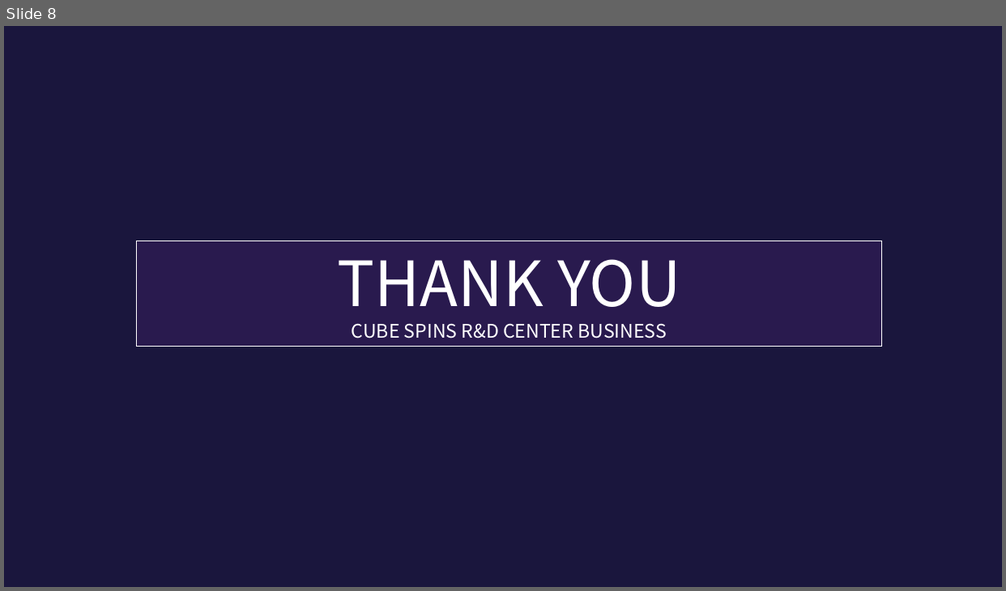
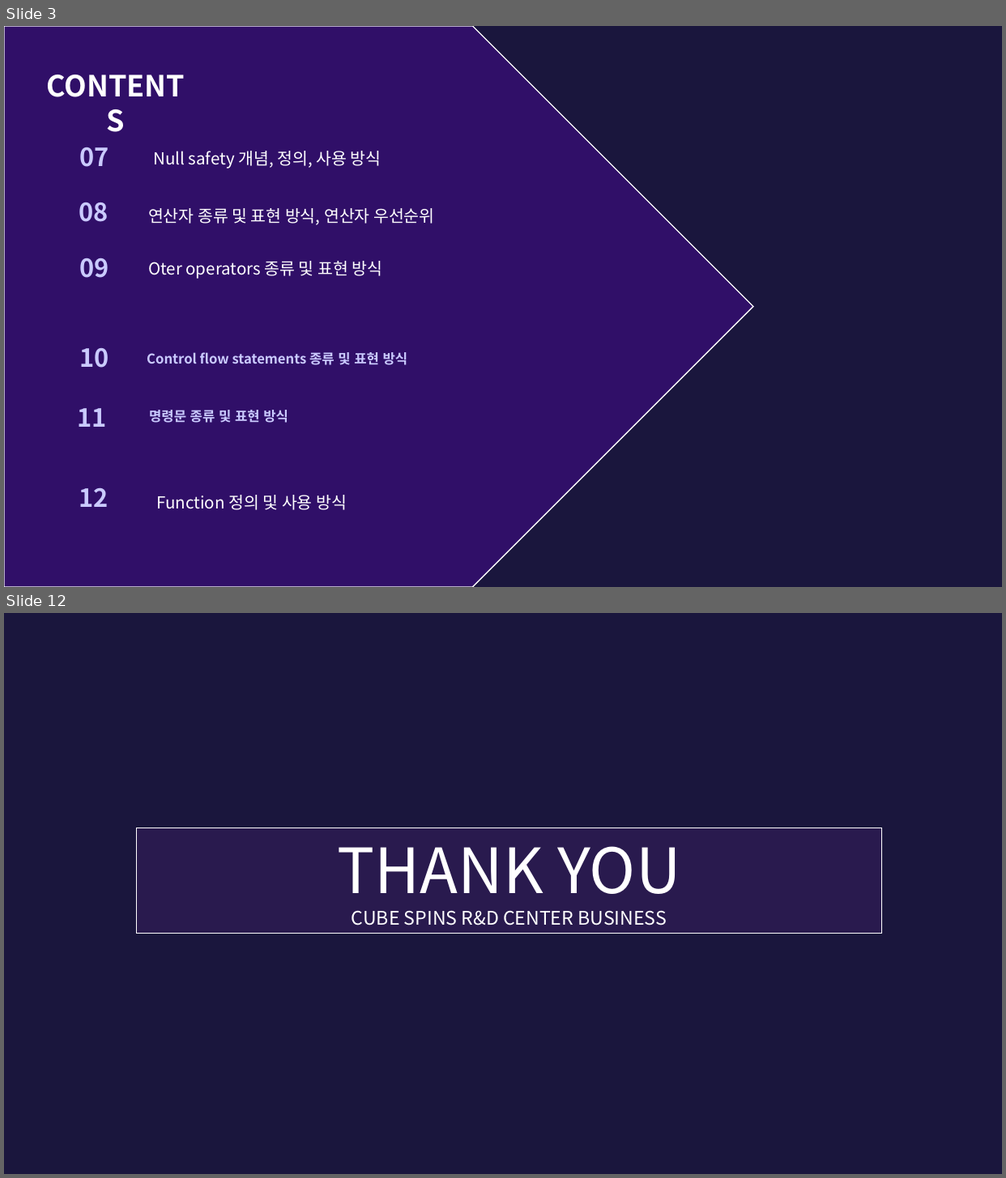
Before and after one commit to kanagku123/flutter, a slide deck: lib/practice/세미나 PPT.pptx. Shown one above the other, each under a label of ours: slide 8 before the commit, slides 3 and 12 after it; the slides between them are not shown. The pictures are 1006x591 and 1006x1178 pixels, drawn with LibreOffice and Linux fonts; fonts in the diff are those of the drawing; background and template pictures are left out. Boxes give left, top, right and bottom in pixels: in the first picture for what was removed or moved away, otherwise in the second. Text is boxed around its words. In the diff, an @@ line names an element or a change of style, - is before the commit and + after.

```diff
--- a/lib/practice/세미나 PPT.pptx
+++ b/lib/practice/세미나 PPT.pptx
@@ slide 3 added at <box>4,26,1002,587</box>, background #1A163D @@
@@ pentagon arrow added at <box>4,26,753,587</box>, fill #6600CC at 30% opacity, outline #FFFFFF 1 pt @@
@@ text added at <box>30,64,200,107</box>, 28 pt, text #FFFFFF, bold @@
+CONTENTS
@@ text added at <box>79,148,108,167</box>, 24 pt, text #CACAFF, bold @@
+07
@@ text added at <box>153,151,381,169</box>, 16 pt, text #FFFFFF @@
+Null safety 개념, 정의, 사용 방식
@@ text added at <box>79,203,108,222</box>, 24 pt, text #CACAFF, bold @@
+08
@@ text added at <box>148,208,434,225</box>, 16 pt, text #FFFFFF @@
+연산자 종류 및 표현 방식, 연산자 우선순위
@@ text added at <box>79,258,108,278</box>, 24 pt, text #CACAFF, bold @@
+09
@@ text added at <box>148,261,382,279</box>, 16 pt, text #FFFFFF @@
+Oter operators 종류 및 표현 방식
@@ text added at <box>79,348,108,368</box>, 24 pt, text #CACAFF, bold @@
+10
@@ text added at <box>147,352,408,365</box>, 13 pt, text #CACAFF, bold @@
+Control flow statements 종류 및 표현 방식
@@ text added at <box>77,408,106,427</box>, 24 pt, text #CACAFF, bold @@
+11
@@ text added at <box>149,410,288,423</box>, 13 pt, text #CACAFF, bold @@
+명령문 종류 및 표현 방식
@@ text added at <box>79,489,108,507</box>, 24 pt, text #CACAFF, bold @@
+12
@@ text added at <box>157,495,347,510</box>, 16 pt, text #FFFFFF @@
+Function 정의 및 사용 방식
@@ what was slide 8 is now slide 12 @@
```
Also in this commit, not shown: 4 slides changed, 6 other slides added, 3 slides removed, 1 other file.
